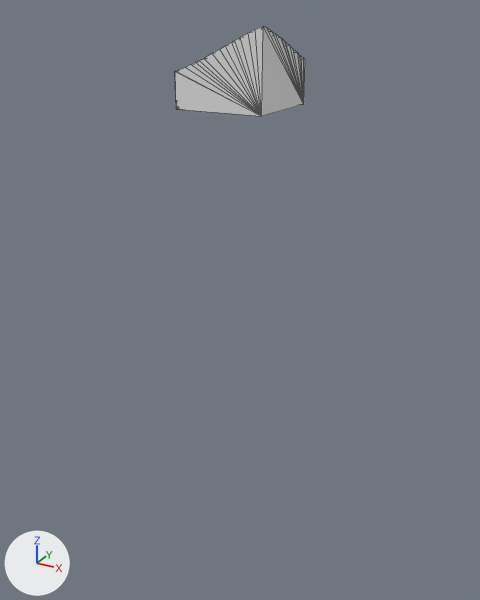
What one commit did to the glTF model assets/terrain/surface_pieces/surf_22_7.glb.
The view is the same before and after, from a camera (50 mm lens) standing at (20.08, 40.38, -20.18) and looking at (2.17, 72.94, -36.47). Lighting does not change. The marker at lower left points along +X, +Y and +Z. The picture after the commit comes second. Mesh edges are drawn as thin lines. Where no turn or scale is listed for an object, it has been applied to the vertices.

Names of what the first picture shows: 'geometry_0'.
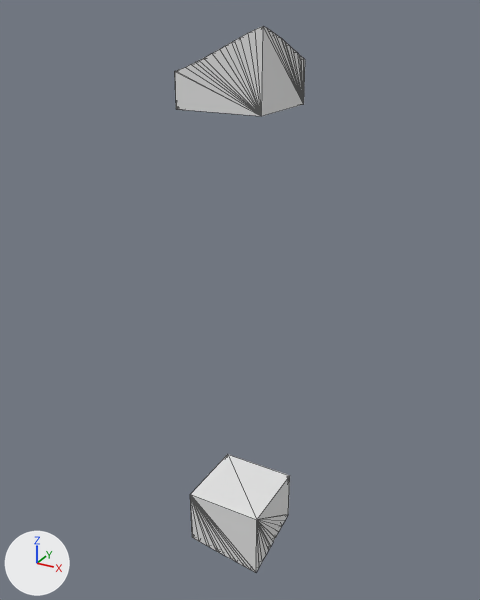
Pixel boxes (x1, y1, x2, y2) of what changed, in the pictures (480 x 600 px):
'layer_6', added
    after: (190, 454, 290, 572)

What the commit changed:
Mesh me_layer_6 is new.
It has 86 vertices, 168 faces and spans x 0.0..5.0, y 70.0..75.0, z -54.47..-50.0.
Object 'layer_6' (ob_layer_6) is new; it shows me_layer_6.
Its location is (0.0, 0.0, 0.0).
